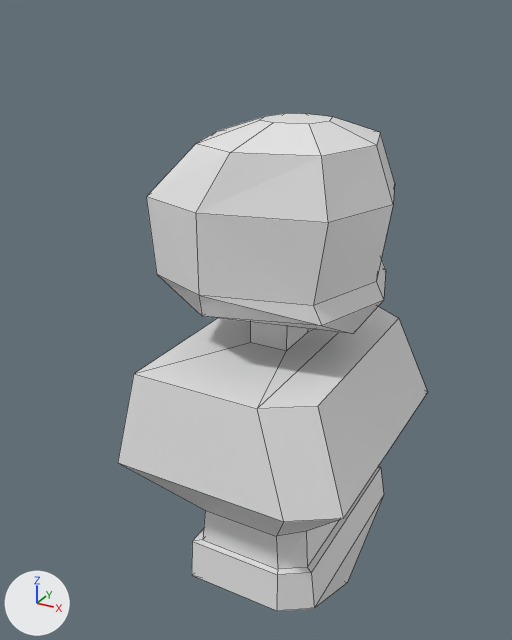
One commit to the Blender file Swordman.blend: the scene before it, then after it.
Both versions are drawn from a 50 mm lens placed at (0.499, -1.118, 2.283), pointed at (-0.118, 0.004, 1.722). Arrows for +X, +Y and +Z are at lower left; the lights stay in place. The first picture is the older version. Mesh edges are drawn as thin lines.
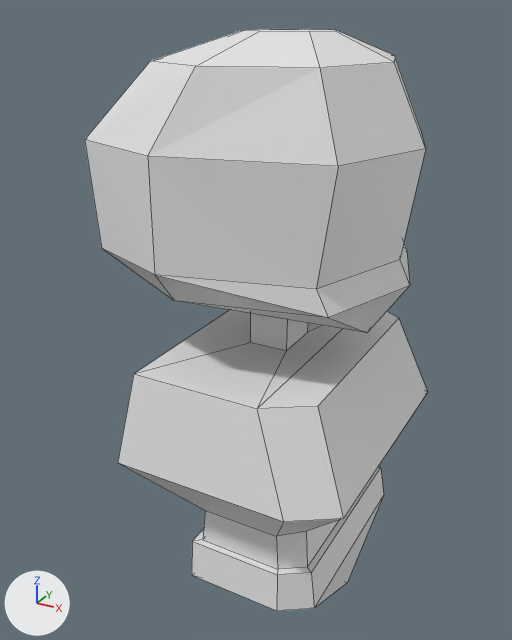
Where the change shows, as pixel boxes [x1, y1, x2, y2] in the pictures (512 x 640 px):
'Sphere', reshaped, moved, rescaled (37% wider, 37% taller): before [146, 113, 394, 334]; after [85, 29, 426, 333]

What changed in the scene script:
```text
Change me_sphere_001:
    used by ob_sphere; location = (-0.062, 0.0, 1.878); scale = (0.142, 0.142, 0.142)
    remove me_sphere_001.from_pydata(...)  # 38 vertices, 41 faces; spans x -1.65..1.45, y -1.43..1.43, z -0.98..1.65
    add me_sphere_001.from_pydata(...)  # 38 vertices, 41 faces; spans x -1.65..1.45, y -1.36..1.36, z -0.98..1.65
    me_sphere_001 part 1: 29 of 38 vertices moved; they spanned x -1.3..1.2, y -1.43..1.43, z -0.79..1.65 and now span x -1.3..1.13, y -1.36..1.36, z -0.79..1.65; mean shift (-0.01, 0.0, 0.0); largest move (-0.72, -0.83, -0.79) -> (-0.72, -0.6, -0.79)
Change ob_sphere:
    ob_sphere.location: (-0.062, 0.0, 1.878) -> (-0.089, 0.0, 1.935)
    ob_sphere.scale: (0.142, 0.142, 0.142) -> (0.191, 0.191, 0.191)
```
